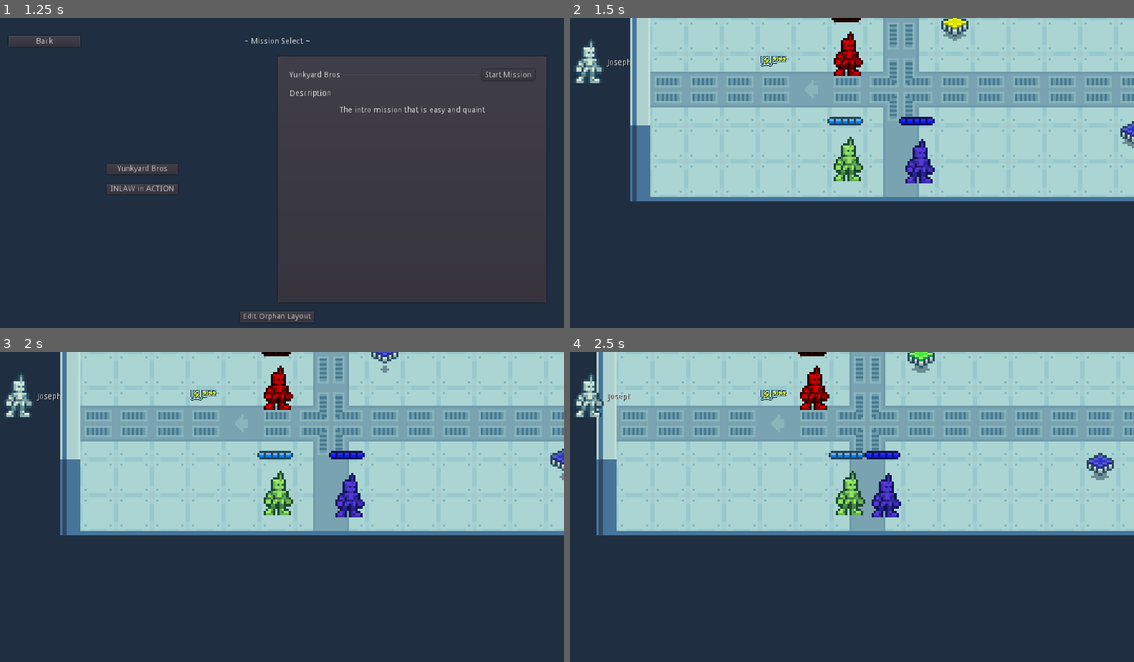
Above: before the commit, frames 1-4 (two rows, left to right).
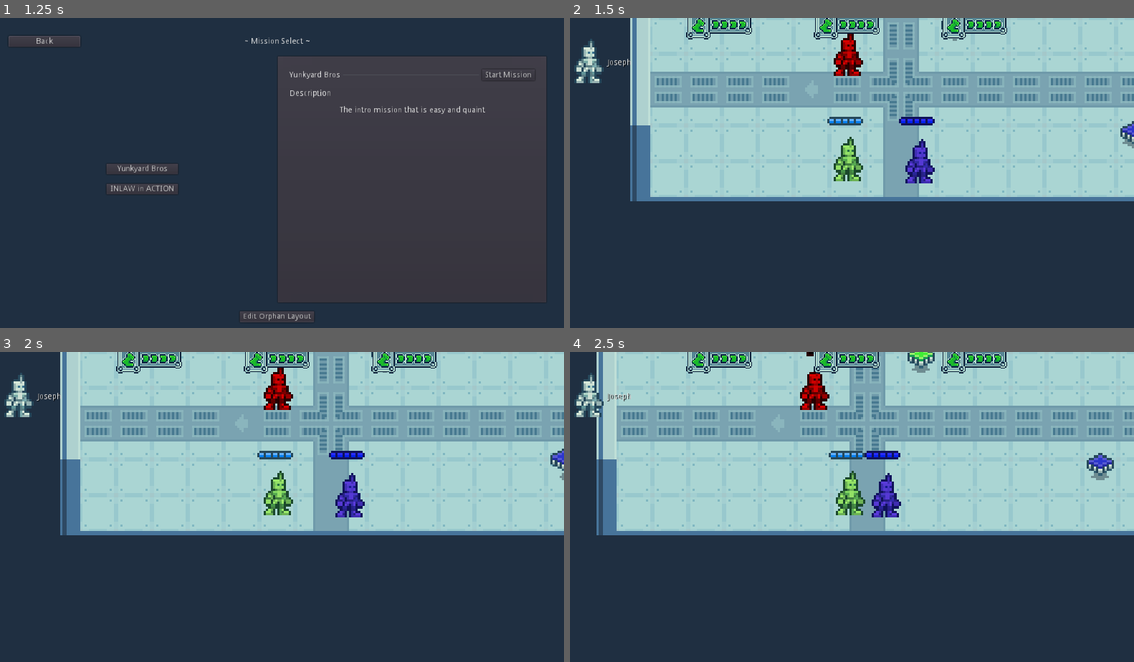
Above: after the commit, the same moments.

Repository: 2shady4u/gwj24
Game: Godot game, scene res://src/Menu.tscn
Same seed, same stepped clock (60 frames per second), same inputs: the game is played once before the commit and once after it.
Inputs (mouse positions are in pixels of both pictures, inside the frame that each line leads up to):
- Up to frame 1 (1.25 s): click "Select Mission" at 0.5 s
- Up to frame 2 (1.5 s): click "Start Mission" at 1.25 s
- Up to frame 3 (2 s): no input
- Up to frame 4 (2.5 s): tap Enter (confirm) at 2 s; move the mouse to (976, 497) at 2.02 s; hold D (move_right) from 2.03 s (still down); hold Enter (confirm) from 2.03 s (still down); click (976, 497) at 2.17 s

Frame 1 is identical in both runs. In frame 2, 1.7% of the frame differs, in the area x 20-78%, y 0-16%; in frame 3, 1.6%; in frame 4, 1.7%.

Commit message:
Added glitch effect on taking damage

Diff:
--- a/assets/data.json
+++ b/assets/data.json
@@ -65,8 +65,8 @@
         "bad_bot": {
             "name": "B4DB0T",
             "base_stats": {
-                "health": 4,
-                "damage": 2,
+                "health": 1,
+                "damage": 1,
                 "healing": 1,
                 "healing_charges": 2,
                 "actions": 2,
--- a/src/Game.tscn
+++ b/src/Game.tscn
@@ -1,12 +1,13 @@
-[gd_scene load_steps=8 format=2]
+[gd_scene load_steps=9 format=2]
 
 [ext_resource path="res://src/UI/PauseUI.tscn" type="PackedScene" id=1]
 [ext_resource path="res://src/game/Canvas.tscn" type="PackedScene" id=2]
 [ext_resource path="res://src/Game.gd" type="Script" id=3]
 [ext_resource path="res://src/editor/EditorCamera.gd" type="Script" id=4]
 [ext_resource path="res://assets/graphics/characters/orphan_wip.png" type="Texture" id=5]
-[ext_resource path="res://assets/graphics/ui/energy_ui_segment.png" type="Texture" id=6]
-[ext_resource path="res://assets/graphics/ui/energy_ui_start.png" type="Texture" id=7]
+[ext_resource path="res://assets/graphics/ui/move_ui_start.png" type="Texture" id=6]
+[ext_resource path="res://assets/graphics/ui/move_ui_segment.png" type="Texture" id=7]
+[ext_resource path="res://assets/graphics/ui/move_ui_end.png" type="Texture" id=8]
 
 [node name="Game" type="Control"]
 anchor_right = 1.0
@@ -37,9 +38,151 @@
 "_edit_use_anchors_": false
 }
 
+[node name="TurnInfo" type="HBoxContainer" parent="UICanvas/HUD"]
+anchor_right = 1.0
+anchor_bottom = 1.0
+custom_constants/separation = 100
+alignment = 1
+__meta__ = {
+"_edit_use_anchors_": false
+}
+
+[node name="Moves" type="HBoxContainer" parent="UICanvas/HUD/TurnInfo"]
+margin_left = 220.0
+margin_right = 348.0
+margin_bottom = 64.0
+size_flags_horizontal = 8
+size_flags_vertical = 0
+custom_constants/separation = 0
+alignment = 1
+
+[node name="TextureRect" type="TextureRect" parent="UICanvas/HUD/TurnInfo/Moves"]
+margin_right = 64.0
+margin_bottom = 64.0
+rect_min_size = Vector2( 64, 64 )
+texture = ExtResource( 6 )
+expand = true
+stretch_mode = 5
+
+[node name="TextureRect2" type="TextureRect" parent="UICanvas/HUD/TurnInfo/Moves"]
+margin_left = 64.0
+margin_right = 80.0
+margin_bottom = 64.0
+rect_min_size = Vector2( 16, 28 )
+texture = ExtResource( 7 )
+expand = true
+stretch_mode = 5
+
+[node name="TextureRect3" type="TextureRect" parent="UICanvas/HUD/TurnInfo/Moves"]
+margin_left = 80.0
+margin_right = 96.0
+margin_bottom = 64.0
+rect_min_size = Vector2( 16, 28 )
+texture = ExtResource( 7 )
+expand = true
+stretch_mode = 5
+
+[node name="TextureRect4" type="TextureRect" parent="UICanvas/HUD/TurnInfo/Moves"]
+margin_left = 96.0
+margin_right = 128.0
+margin_bottom = 64.0
+rect_min_size = Vector2( 32, 32 )
+texture = ExtResource( 8 )
+expand = true
+stretch_mode = 5
+
+[node name="Moves2" type="HBoxContainer" parent="UICanvas/HUD/TurnInfo"]
+margin_left = 448.0
+margin_right = 576.0
+margin_bottom = 64.0
+size_flags_horizontal = 9
+size_flags_vertical = 0
+custom_constants/separation = 0
+alignment = 1
+
+[node name="TextureRect" type="TextureRect" parent="UICanvas/HUD/TurnInfo/Moves2"]
+margin_right = 64.0
+margin_bottom = 64.0
+rect_min_size = Vector2( 64, 64 )
+texture = ExtResource( 6 )
+expand = true
+stretch_mode = 5
+
+[node name="TextureRect2" type="TextureRect" parent="UICanvas/HUD/TurnInfo/Moves2"]
+margin_left = 64.0
+margin_right = 80.0
+margin_bottom = 64.0
+rect_min_size = Vector2( 16, 28 )
+texture = ExtResource( 7 )
+expand = true
+stretch_mode = 5
+
+[node name="TextureRect3" type="TextureRect" parent="UICanvas/HUD/TurnInfo/Moves2"]
+margin_left = 80.0
+margin_right = 96.0
+margin_bottom = 64.0
+rect_min_size = Vector2( 16, 28 )
+texture = ExtResource( 7 )
+expand = true
+stretch_mode = 5
+
+[node name="TextureRect4" type="TextureRect" parent="UICanvas/HUD/TurnInfo/Moves2"]
+margin_left = 96.0
+margin_right = 128.0
+margin_bottom = 64.0
+rect_min_size = Vector2( 32, 32 )
+texture = ExtResource( 8 )
+expand = true
+stretch_mode = 5
+
+[node name="Moves3" type="HBoxContainer" parent="UICanvas/HUD/TurnInfo"]
+margin_left = 676.0
+margin_right = 804.0
+margin_bottom = 64.0
+size_flags_vertical = 0
+custom_constants/separation = 0
+alignment = 1
+
+[node name="TextureRect" type="TextureRect" parent="UICanvas/HUD/TurnInfo/Moves3"]
+margin_right = 64.0
+margin_bottom = 64.0
+rect_min_size = Vector2( 64, 64 )
+texture = ExtResource( 6 )
+expand = true
+stretch_mode = 5
+
+[node name="TextureRect2" type="TextureRect" parent="UICanvas/HUD/TurnInfo/Moves3"]
+margin_left = 64.0
+margin_right = 80.0
+margin_bottom = 64.0
+rect_min_size = Vector2( 16, 28 )
+texture = ExtResource( 7 )
+expand = true
+stretch_mode = 5
+
+[node name="TextureRect3" type="TextureRect" parent="UICanvas/HUD/TurnInfo/Moves3"]
+margin_left = 80.0
+margin_right = 96.0
+margin_bottom = 64.0
+rect_min_size = Vector2( 16, 28 )
+texture = ExtResource( 7 )
+expand = true
+stretch_mode = 5
+
+[node name="TextureRect4" type="TextureRect" parent="UICanvas/HUD/TurnInfo/Moves3"]
+margin_left = 96.0
+margin_right = 128.0
+margin_bottom = 64.0
+rect_min_size = Vector2( 32, 32 )
+texture = ExtResource( 8 )
+expand = true
+stretch_mode = 5
+
 [node name="MarginContainer" type="MarginContainer" parent="UICanvas/HUD"]
 anchor_right = 1.0
 anchor_bottom = 1.0
+margin_left = -0.105103
+margin_right = -0.105103
 custom_constants/margin_right = 16
 custom_constants/margin_top = 16
 custom_constants/margin_left = 16
@@ -48,20 +191,17 @@
 "_edit_use_anchors_": false
 }
 
-[node name="VBoxContainer" type="VBoxContainer" parent="UICanvas/HUD/MarginContainer"]
+[node name="HBoxContainer" type="HBoxContainer" parent="UICanvas/HUD/MarginContainer"]
 margin_left = 16.0
 margin_top = 16.0
 margin_right = 1008.0
-margin_bottom = 560.0
-
-[node name="HBoxContainer" type="HBoxContainer" parent="UICanvas/HUD/MarginContainer/VBoxContainer"]
-margin_right = 992.0
-margin_bottom = 128.0
-__meta__ = {
-"_edit_use_anchors_": false
-}
-
-[node name="TextureRect" type="TextureRect" parent="UICanvas/HUD/MarginContainer/VBoxContainer/HBoxContainer"]
+margin_bottom = 144.0
+size_flags_vertical = 0
+__meta__ = {
+"_edit_use_anchors_": false
+}
+
+[node name="TextureRect" type="TextureRect" parent="UICanvas/HUD/MarginContainer/HBoxContainer"]
 margin_right = 64.0
 margin_bottom = 128.0
 rect_min_size = Vector2( 64, 128 )
@@ -69,7 +209,7 @@
 expand = true
 stretch_mode = 6
 
-[node name="VBoxContainer" type="VBoxContainer" parent="UICanvas/HUD/MarginContainer/VBoxContainer/HBoxContainer"]
+[node name="VBoxContainer" type="VBoxContainer" parent="UICanvas/HUD/MarginContainer/HBoxContainer"]
 margin_left = 68.0
 margin_right = 110.0
 margin_bottom = 128.0
@@ -78,14 +218,14 @@
 "_edit_use_anchors_": false
 }
 
-[node name="Label" type="Label" parent="UICanvas/HUD/MarginContainer/VBoxContainer/HBoxContainer/VBoxContainer"]
+[node name="Label" type="Label" parent="UICanvas/HUD/MarginContainer/HBoxContainer/VBoxContainer"]
 margin_top = 57.0
 margin_right = 42.0
 margin_bottom = 71.0
 custom_colors/font_color_shadow = Color( 0, 0, 0, 1 )
 text = "Joseph"
 
-[node name="Control" type="Control" parent="UICanvas/HUD/MarginContainer/VBoxContainer/HBoxContainer"]
+[node name="Control" type="Control" parent="UICanvas/HUD/MarginContainer/HBoxContainer"]
 margin_left = 114.0
 margin_right = 992.0
 margin_bottom = 128.0
@@ -94,17 +234,5 @@
 "_edit_use_anchors_": false
 }
 
-[node name="energy_ui_start" type="Sprite" parent="UICanvas/HUD/MarginContainer/VBoxContainer/HBoxContainer/Control"]
-position = Vector2( 241.11, 67.9229 )
-texture = ExtResource( 7 )
-
-[node name="energy_ui_segment" type="Sprite" parent="UICanvas/HUD/MarginContainer/VBoxContainer/HBoxContainer/Control"]
-position = Vector2( 261.102, 59.6799 )
-texture = ExtResource( 6 )
-
-[node name="energy_ui_segment" type="Sprite" parent="UICanvas/HUD/MarginContainer/VBoxContainer/HBoxContainer/Control/energy_ui_segment"]
-position = Vector2( 7.49149, -0.374573 )
-texture = ExtResource( 6 )
-
 [node name="PauseUI" parent="UICanvas" instance=ExtResource( 1 )]
 visible = false
--- a/src/game/level/Level.gd
+++ b/src/game/level/Level.gd
@@ -6,6 +6,7 @@
 onready var tiles = $Tiles/Tiles
 onready var chip_label = $ChipLabel
 onready var healing_particles = $HealingParticles
+onready var distortion = $Distortion
 
 var current_character : Character = null
 var astar: AStar2D = AStar2D.new()
@@ -73,6 +74,7 @@
 		tween.stop_all()
 		camera.position = Vector2(0, 0)
 		set_process(false)
+
 		add_child(camera)
 		camera.smoothing_enabled = false
 		tween.interpolate_property(camera, "position", null, new_character.position - current_character.position, 0.6, Tween.TRANS_CUBIC, Tween.EASE_IN_OUT)
@@ -153,12 +155,21 @@
 		character.perform_action()
 	elif other_character.team != character.team:
 		other_character.take_damage(character.stats.damage, direction)
+		if other_character.team == "PLAYER":
+			play_damage(other_character.position)
 		character.perform_action()
 
 	tween.interpolate_property(character, "position", null, original_position, transition_time / 2, Tween.TRANS_CUBIC, Tween.EASE_OUT)
 	tween.start()
 	yield(tween, "tween_completed")
 	set_process(true)
+
+func play_damage(damage_position: Vector2):
+	distortion.position = damage_position
+	distortion.visible = true
+	yield(get_tree().create_timer(0.2), "timeout")
+	distortion.visible = false
+
 
 func play_healing(healing_position: Vector2):
 	healing_particles.position = healing_position - Vector2(0, 4)
@@ -255,3 +266,9 @@
 		var new_character = character_turns[(index + 1) % character_turns.size()]
 		print("Switching to ", new_character, new_character.name)
 		switch_character(new_character)
+
+
+func on_character_death(character: Character):
+	if character.team == "ENEMY":
+		print_debug("Enemy dieded!")
+		Flow.get_enemy_value(character.type, "drops", {})
--- a/src/game/level/Level.tscn
+++ b/src/game/level/Level.tscn
@@ -9,6 +9,8 @@
 [ext_resource path="res://src/game/chips/ChipLabel.tscn" type="PackedScene" id=7]
 [ext_resource path="res://src/game/character/S0R3114.tscn" type="PackedScene" id=8]
 [ext_resource path="res://src/game/character/BadBot.tscn" type="PackedScene" id=9]
+[ext_resource path="res://src/shaders/distortion.shader" type="Shader" id=10]
+[ext_resource path="res://assets/graphics/noise.png" type="Texture" id=11]
 
 [sub_resource type="ParticlesMaterial" id=1]
 lifetime_randomness = 0.22
@@ -23,6 +25,14 @@
 orbit_velocity = 0.0
 orbit_velocity_random = 0.0
 damping = 10.0
+
+[sub_resource type="ShaderMaterial" id=2]
+shader = ExtResource( 10 )
+shader_param/distort_amount = 1.0
+shader_param/ABER_THRESHOLD = 0.5
+shader_param/DISTORT_THRESHOLD = 0.3
+shader_param/INVERT_THRESHOLD = 0.6
+shader_param/FRAME_RATE = 20.0
 
 [node name="Level" type="Node2D"]
 script = ExtResource( 1 )
@@ -80,3 +90,11 @@
 process_material = SubResource( 1 )
 texture = ExtResource( 3 )
 script = ExtResource( 4 )
+
+[node name="Distortion" type="Sprite" parent="."]
+visible = false
+material = SubResource( 2 )
+position = Vector2( -1.22969, 0.500083 )
+rotation = 0.0010775
+scale = Vector2( 0.59767, 0.383446 )
+texture = ExtResource( 11 )
--- a/src/shaders/distortion.shader
+++ b/src/shaders/distortion.shader
@@ -1,11 +1,11 @@
 shader_type canvas_item;
 
-const float ABER_THRESHOLD = 0.25;
-const float DISTORT_THRESHOLD = 0.5;
-const float INVERT_THRESHOLD = 0.6;
-const float FRAME_RATE = 20.0;
+uniform float distort_amount = 1.0;
+uniform float ABER_THRESHOLD = 0.5;
+uniform float DISTORT_THRESHOLD = 0.1;
+uniform float INVERT_THRESHOLD = 0.8;
+uniform float FRAME_RATE = 60.0;
 
-uniform float distort_amount = 1.0;
 
 void fragment() {
 	float noise_time = round(TIME * FRAME_RATE) / FRAME_RATE;
@@ -19,10 +19,10 @@
 	}
 	vec3 screen_c = texture(SCREEN_TEXTURE, screen_uv).rgb;
 	if (noise * distort_amount > INVERT_THRESHOLD) {
-		screen_c = vec3(1.0 - (screen_c.r + screen_c.g + screen_c.b) / 2.0);
+		screen_c = vec3(1.0 - (screen_c.r + screen_c.g + screen_c.b) / 1.0);
 	}
 	else if (noise * distort_amount > ABER_THRESHOLD) {
-		float aber = noise / 100.0;
+		float aber = noise / 10.0;
 		screen_c = vec3(
 			texture(SCREEN_TEXTURE, screen_uv - aber).r,
 			texture(SCREEN_TEXTURE, screen_uv).g,
Binary file changed: assets/graphics/ui/move_ui_end.png
Binary file changed: assets/graphics/ui/move_ui_segment.png
Not shown: 1 places in src/game/level/Level.tscn that only renumber resources
